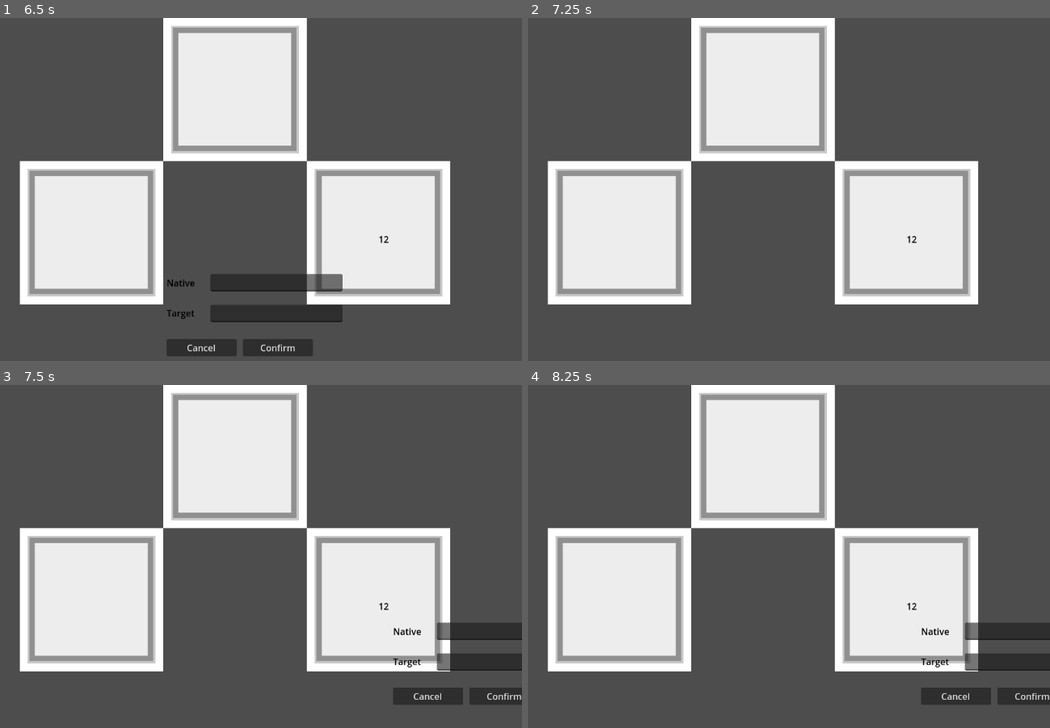
Above: before the commit, frames 1-4 (two rows, left to right).
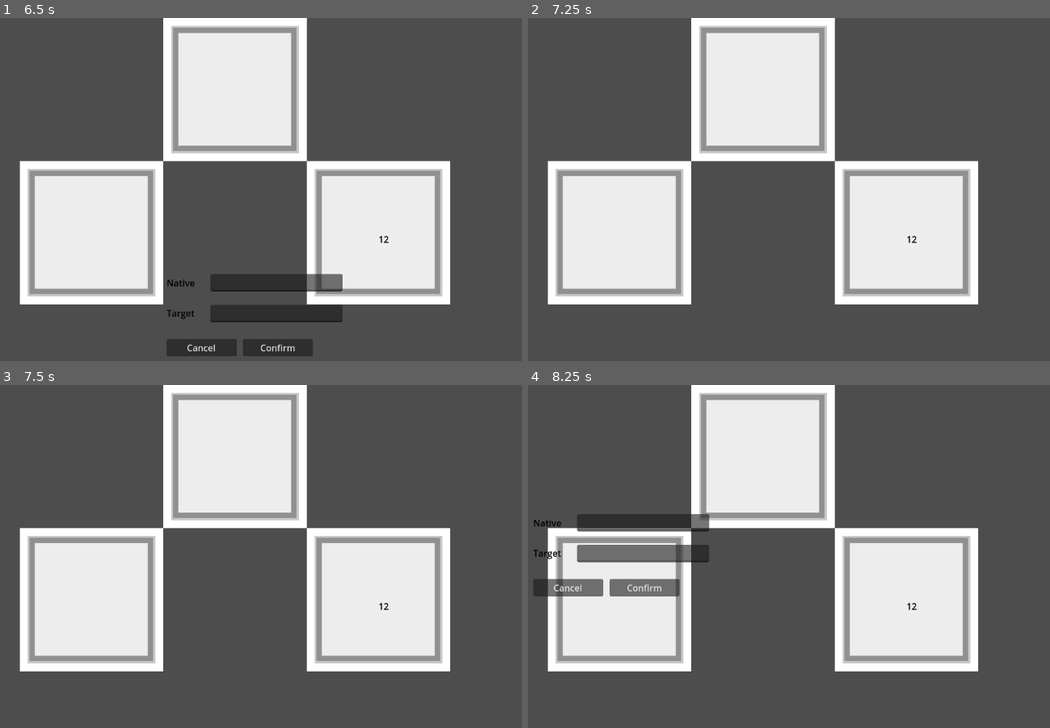
Above: after the commit, the same moments.

Repository: koljapluemer/vocab-city
Game: Godot game, scene res://scenes/map.tscn
Two runs of this game, one before a commit and one after it. Both use one fixed random seed, a clock stepped at 60 frames per second and the inputs below.
Inputs (mouse positions are in pixels of both pictures, inside the frame that each line leads up to):
- Up to frame 1 (6.5 s): tap Enter at 0.5, 4.25 s; move the mouse to (339, 182) at 0.52 s; click (339, 182) at 0.6 s; click (448, 192) at 1.27 s; type "12" at 1.35 s; click (448, 223) at 1.5 s; type "12" at 1.58 s; click "Confirm" at 2 s; tap Space at 2.75, 5.75 s; move the mouse to (67, 216) at 2.77 s; click (67, 216) at 2.85 s; click "Confirm" at 3.5 s; move the mouse to (266, 120) at 4.27 s; click (266, 120) at 4.35 s; click "Confirm" at 5 s; move the mouse to (167, 271) at 5.77 s; click (167, 271) at 5.85 s
- Up to frame 2 (7.25 s): click "Cancel" at 6.5 s
- Up to frame 3 (7.5 s): tap Enter at 7.25 s; move the mouse to (391, 621) at 7.27 s; click (391, 621) at 7.35 s
- Up to frame 4 (8.25 s): tap Space at 8 s; move the mouse to (533, 511) at 8.02 s; click (533, 511) at 8.1 s

Frames 1-2 are identical in both runs. In frame 3, 2.9% of the frame differs, in the area x 75-100%, y 69-94%; in frame 4, 6.9%, in the area x 1-100%, y 37-94%.

Commit message:
prevent overwriting tile

Diff:
--- a/scenes/map.gd
+++ b/scenes/map.gd
@@ -13,11 +13,12 @@
 
 func _physics_process(_delta):
 	if (Input.is_action_just_pressed("mb_left")):
-		if !editModeActive:
+		var pos = get_global_mouse_position()
+		if !editModeActive && is_tile_free(local_to_map(pos)):
 			editModeActive = true
 			#add_vocab_node("Maus", "Mouse", get_global_mouse_position().x, get_global_mouse_position().y)
 
-			open_dialog(get_global_mouse_position().x, get_global_mouse_position().y)
+			open_dialog(pos.x, pos.y)
 			save_vocabs()
 
 
@@ -47,12 +48,14 @@
 	add_vocab_node(native_word, target_word, activeCoords.x, activeCoords.y)
 	close_dialog()
 
+func is_tile_free(mapPos):
+	return !get_cell_tile_data(0, mapPos)
 
 func add_vocab_node(native_word, target_word, x, y):
 	var mapPos = local_to_map(Vector2(x, y))
 
 	# skip if tile is already occupied
-	if get_cell_tile_data(0, mapPos):
+	if !is_tile_free(mapPos):
 		print("location occupied")
 		return
 	var vocab = Vocab.new(native_word, target_word, x, y)
